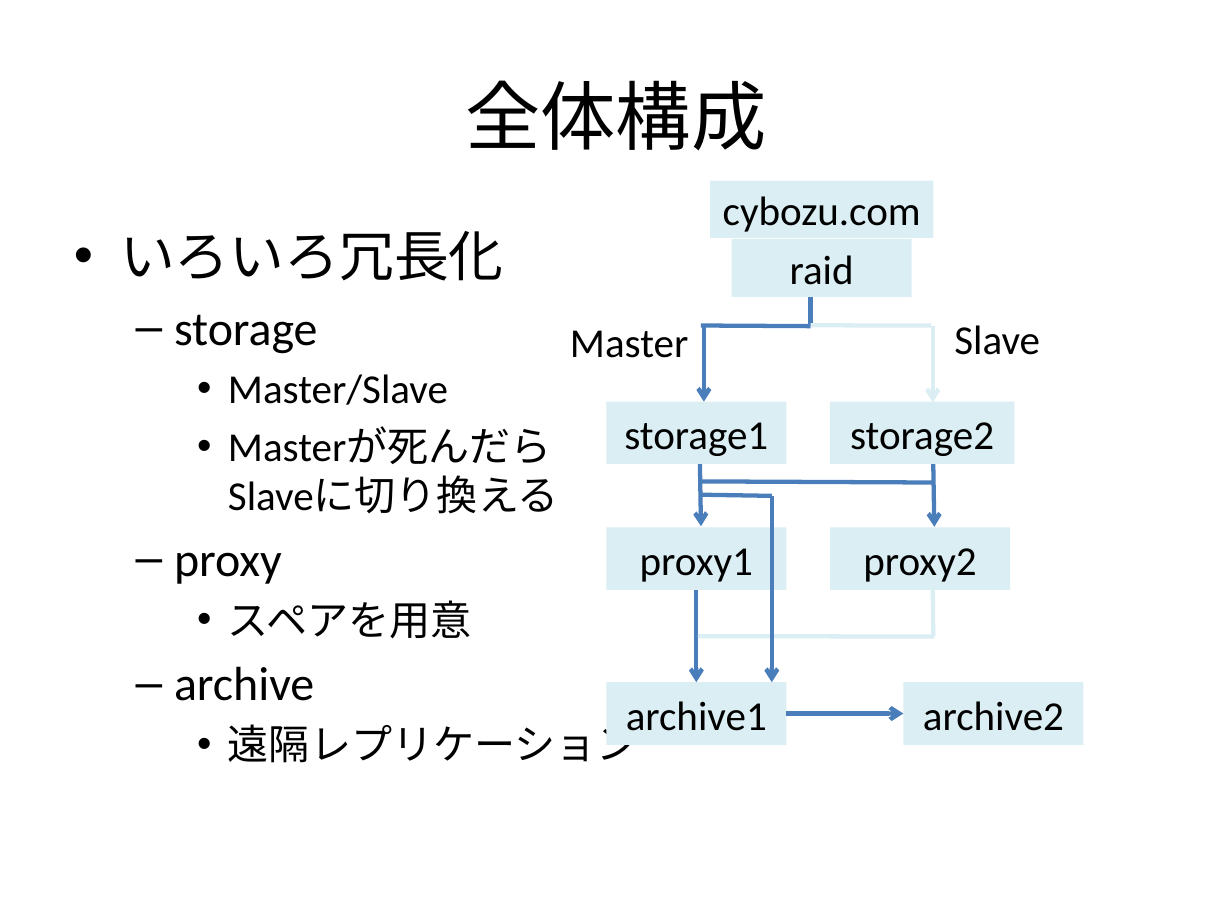
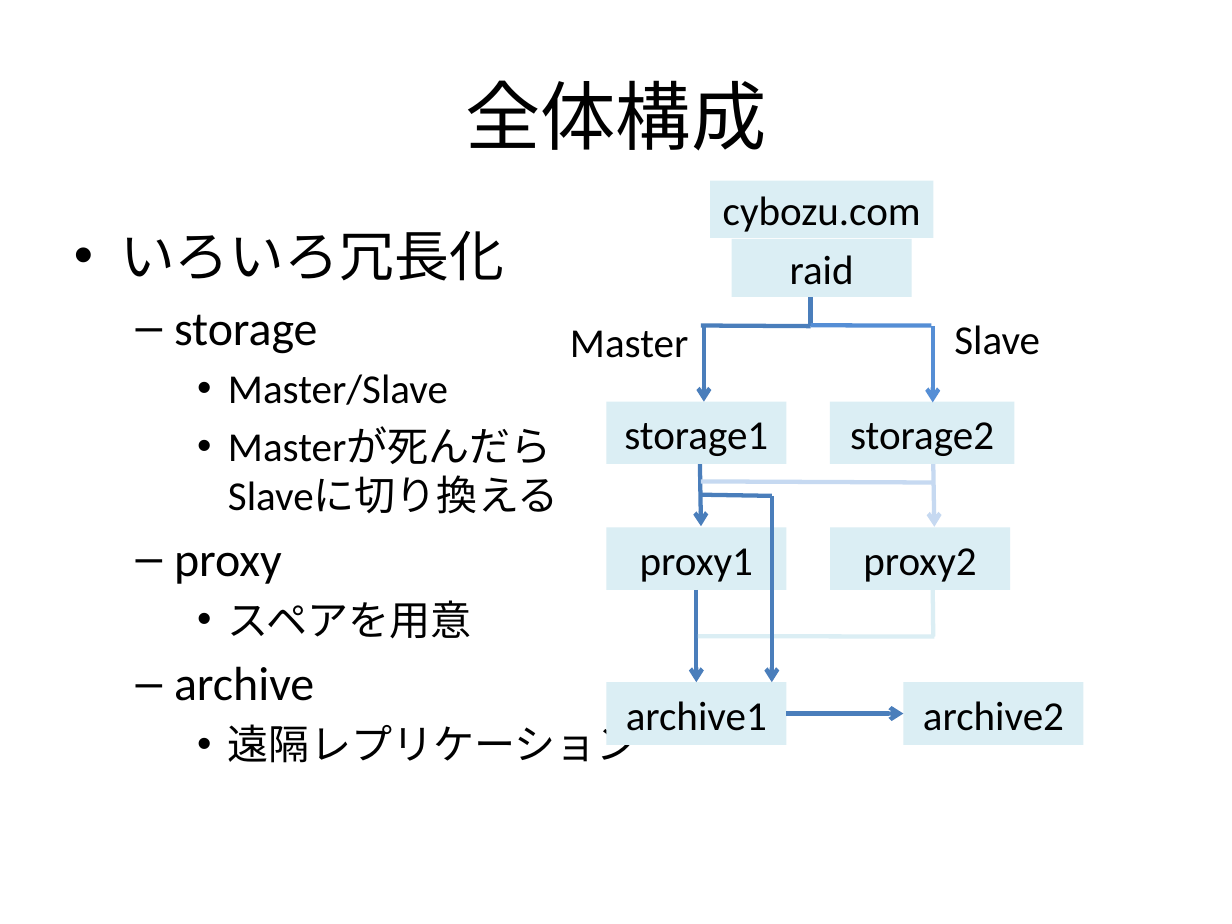
Before and after one commit to walb-linux/walb-tools, a slide deck: slide 20 of doc/walb-is-hard.pptx (slide 17 before the commit). Drawn at 1232x924 pixels with LibreOffice and Linux fonts; fonts in the diff are those of the drawing. Boxes give left, top, right and bottom in pixels: in the first picture for what was removed or moved away, otherwise in the second. Text is boxed around its words. In the diff, an @@ line names an element or a change of style, - is before the commit and + after.

```diff
--- a/doc/walb-is-hard.pptx
+++ b/doc/walb-is-hard.pptx
@@ line (811, 325) - (931, 325): stroke #DBEEF4 2.5 pt to #558ED5 2.5 pt @@
@@ arrow (933, 326) - (933, 403): stroke #DBEEF4 2.5 pt to #558ED5 2.5 pt @@
@@ arrow (934, 464) - (934, 527): stroke #4B7EBC 2.5 pt to #C6D9F1 2.5 pt @@
@@ line (701, 482) - (934, 483): stroke #4B7EBC 2.5 pt to #C6D9F1 2.5 pt @@
```
Also in this commit, not shown: 13 other slides changed, 5 slides added, 1 slide removed.
